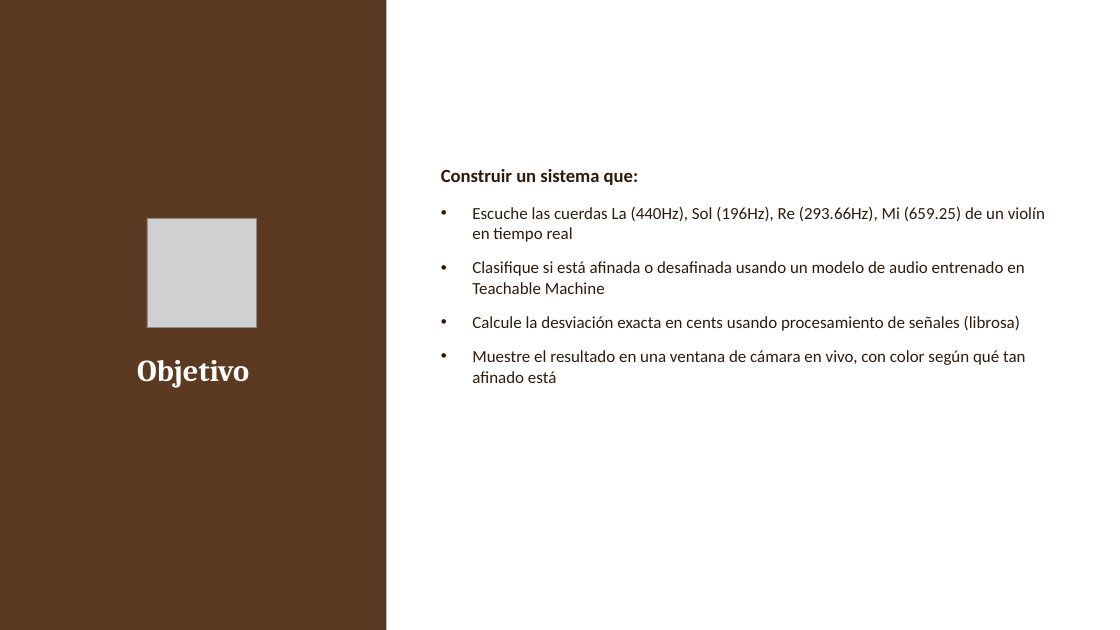
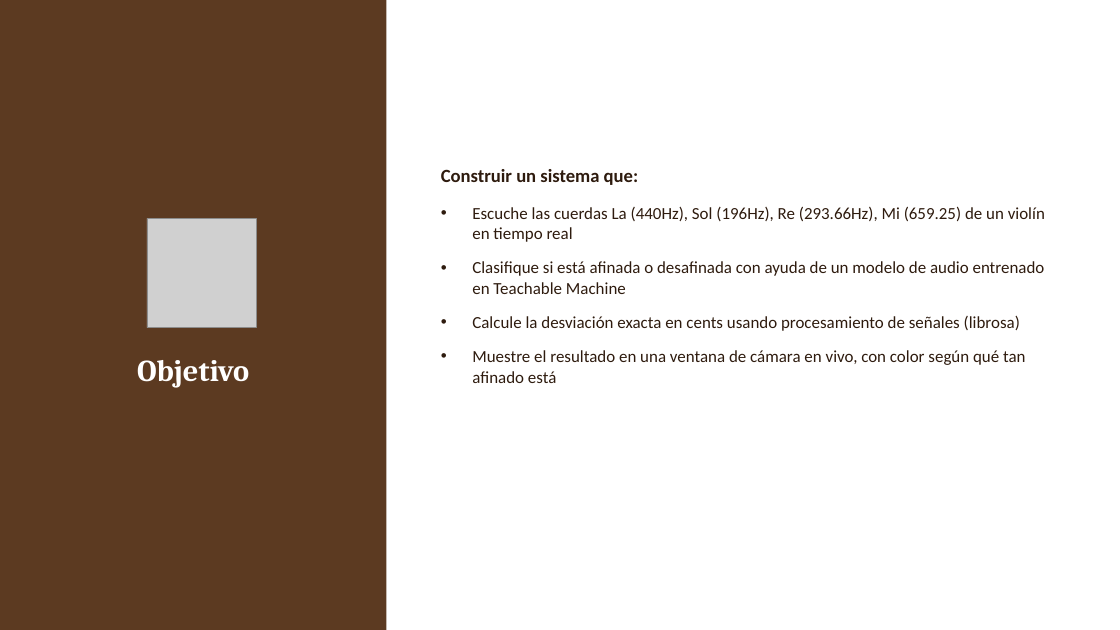
Before and after one commit to belenmejia07/ModeloAfinador, a slide deck: slide 3 of Documentacion/Afinador_Violin_IA.pptx. Drawn at 1120x630 pixels with LibreOffice and Linux fonts; fonts in the diff are those of the drawing; grey boxes stand for pictures. Boxes give left, top, right and bottom in pixels: in the first picture for what was removed or moved away, otherwise in the second. Text is boxed around its words. In the diff, an @@ line names an element or a change of style, - is before the commit and + after.

Commit message:
Cierre de fase 1 (Teachable Machine)

```diff
--- a/Documentacion/Afinador_Violin_IA.pptx
+++ b/Documentacion/Afinador_Violin_IA.pptx
@@ text at [472,261,1045,294]: text changed @@
-• Clasifique si está afinada o desafinada usando un modelo de audio entrenado en Teachable Machine
+• Clasifique si está afinada o desafinada con ayuda de un modelo de audio entrenado en Teachable Machine
```
Also in this commit, not shown: 1 other file.
